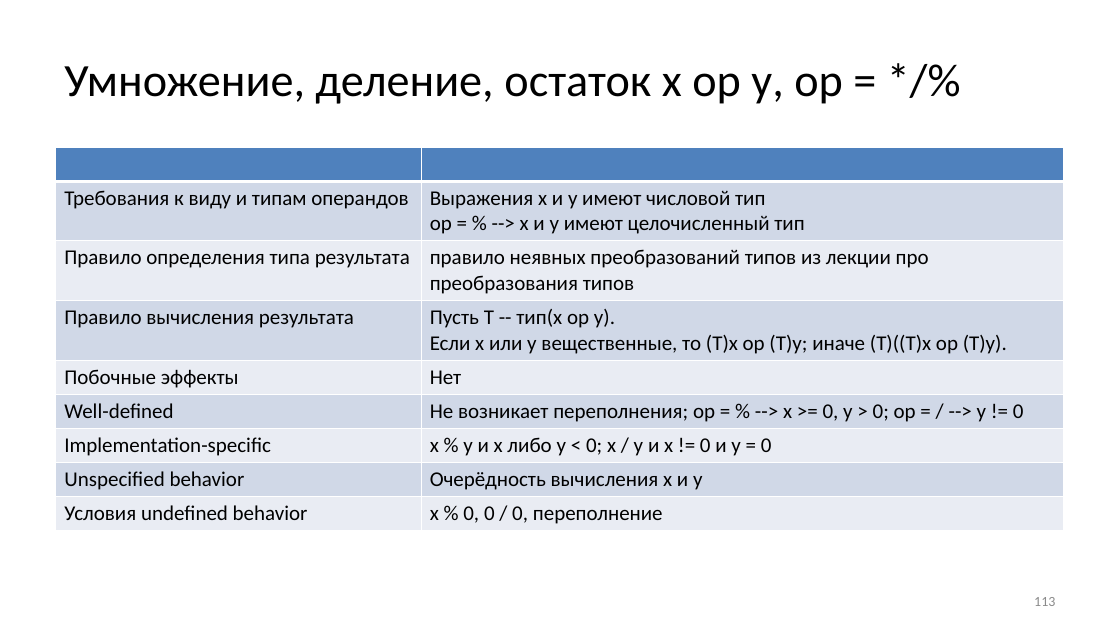
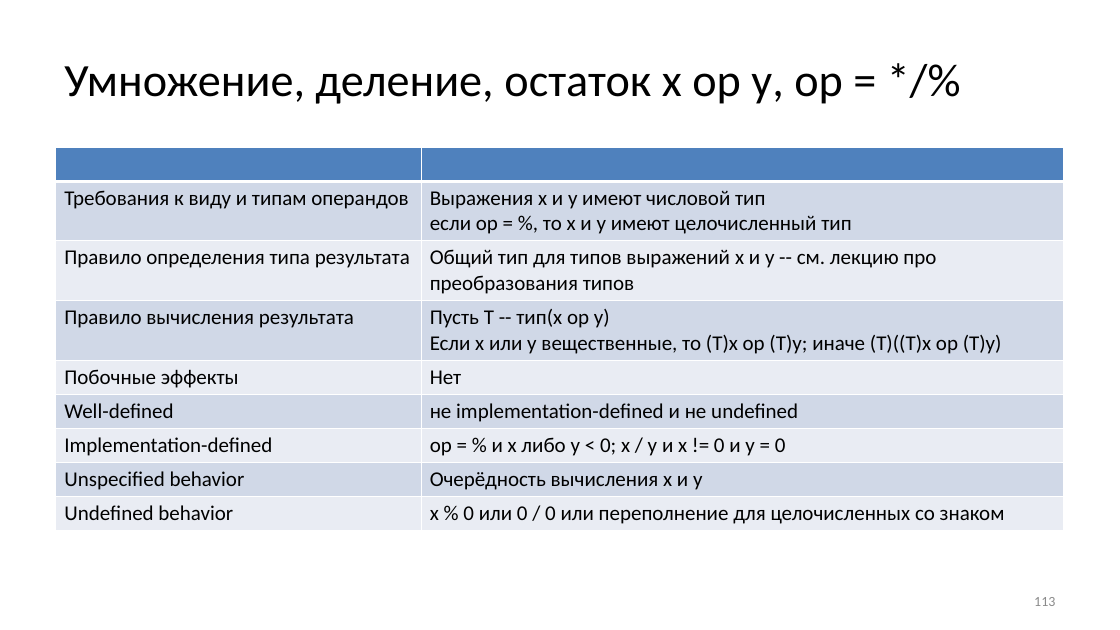
Before and after one commit to Evgueni-Petrov-aka-espetrov/Algorithms-and-Programming-in-C-pptx, a slide deck: slide 113 of 04 Выражения.pptx. Drawn at 1120x630 pixels with LibreOffice and Linux fonts; fonts in the diff are those of the drawing. Boxes give left, top, right and bottom in pixels: in the first picture for what was removed or moved away, otherwise in the second. Text is boxed around its words. In the diff, an @@ line names an element or a change of style, - is before the commit and + after.

```diff
--- a/04 Выражения.pptx
+++ b/04 Выражения.pptx
@@ table at <box>56,147,1065,528</box> @@
-row 2, column 2: Выражения х и у имеют числовой тип / op = % --> х и у имеют целочисленный тип
+row 2, column 2: Выражения х и у имеют числовой тип / если op = %, то х и у имеют целочисленный тип
-row 3, column 2: правило неявных преобразований типов из лекции про преобразования типов
+row 3, column 2: Общий тип для типов выражений x и y -- см. лекцию про преобразования типов
-row 4, column 2: Пусть Т -- тип(x op y). / Если х или у вещественные, то (Т)х ор (Т)у; иначе (Т)((Т)х ор (Т)у).
+row 4, column 2: Пусть Т -- тип(x op y) / Если х или у вещественные, то (Т)х ор (Т)у; иначе (Т)((Т)х ор (Т)у)
-row 6, column 2: Не возникает переполнения; op = % --> х >= 0, у > 0; op = / --> у != 0
+row 6, column 2: не implementation-defined и не undefined
-row 7, column 1: Implementation-specific
+row 7, column 1: Implementation-defined
-row 7, column 2: х % у и х либо у < 0; x / y и х != 0 и у = 0
+row 7, column 2: op = % и х либо у < 0; x / y и х != 0 и у = 0
-row 9, column 1: Условия undefined behavior
+row 9, column 1: Undefined behavior
-row 9, column 2: x % 0, 0 / 0, переполнение
+row 9, column 2: x % 0 или 0 / 0 или переполнение для целочисленных со знаком
```
Also in this commit, not shown: 26 other slides changed.
